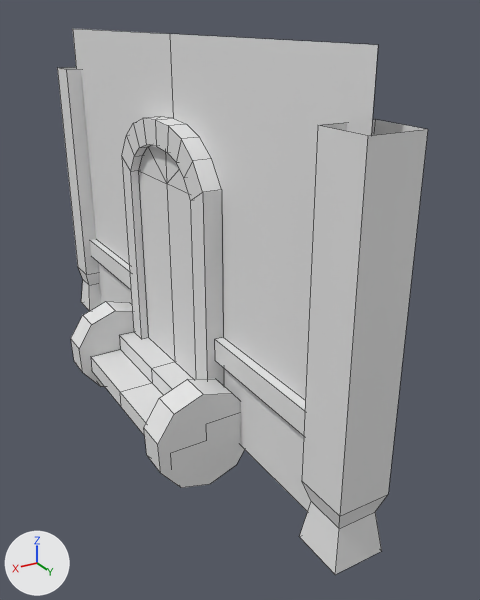
Renders of the FBX model GoldenRevenge/Assets/ArtistTesting/Models/FBX/Blocking/SM_Cabaña_1/SM_Cabaña_1_ParedPuerta.fbx from each side of a commit.
Both versions are drawn from a 50 mm camera at (3.02, 9.36, 4.18) aimed at (-0.38, 3.7, 1.35). The axes (+X, +Y, +Z) are drawn at lower left. The lights are the same throughout. Mesh edges are drawn as thin lines. Where no turn or scale is listed for an object, it has been applied to the vertices.

The older version as bpy lines, for what is in view:
```python
me_cube_007 = bpy.data.meshes.new('Cube.007')
me_cube_007.from_pydata(...)  # 16 vertices, 12 faces; spans x -0.25..0.25, y 5.75..6.25, z 0.0..3.5
me_cube_042 = bpy.data.meshes.new('Cube.042')
me_cube_042.from_pydata(...)  # 44 vertices, 30 faces; spans x 0.0..0.2, y 2.0..4.0, z 0.4..3.2
me_cylinder_003 = bpy.data.meshes.new('Cylinder.003')
me_cylinder_003.from_pydata(...)  # a 10-sided cylinder along y spanning x -0.13..0.93, y 1.66..2.0, z -0.35..0.75; a 10-sided cylinder along y spanning x -0.13..0.93, y 4.0..4.34, z -0.35..0.75
ob_marco = bpy.data.objects.new('marco', me_cube_042)
ob_marco.location = (0.0, 0.0, 0.0)
ob_sm_cabaña_1_pilar_0_75x0_75x4_001 = bpy.data.objects.new('SM_Cabaña_1_Pilar_0.75x0.75x4.001', me_cube_007)
ob_sm_cabaña_1_pilar_0_75x0_75x4_001.location = (0.0, 0.0, 0.0)
ob_troncos = bpy.data.objects.new('troncos', me_cylinder_003)
ob_troncos.location = (0.0, 0.0, 0.0)
# also in view: 'Wall_6x4' at (0.0, 3.0, 2.5); 'SM_Cabaña_1_Pilar_0.75x0.75x4' at (0.0, 0.0, 1.75); 'escalera' at (0.4, 3.0, 0.2); 'SM_Cabaña_1_Divisor.001' at (0.05, 3.0, 1.0); 'Zocalo_6x0.5' at (0.0, 3.0, 0.5)
```
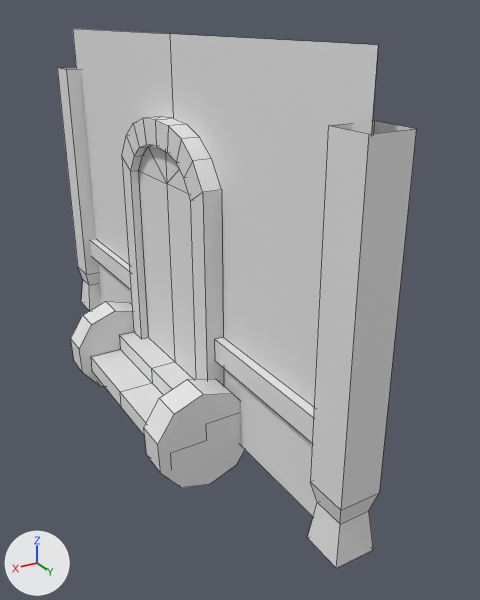
Boxes [x1, y1, x2, y2] around the edits, measured in the pictures (480 x 600 px):
'SM_Cabaña_1_Pilar_0.75x0.75x4.001', mesh rescaled, moved (15% narrower): before [299, 120, 428, 574]; after [307, 121, 416, 568]

The change in detail:
me_cube_007 has 16 vertices, 12 faces and spans x -0.25..0.25, y 5.75..6.25, z 0.0..3.5.
me_cube_007 is used by ob_sm_cabaña_1_pilar_0_75x0_75x4_001; location (0.0, 0.0, 0.0).
me_cube_007 part 1: the whole mesh is scaled about its middle by (0.8, 0.8, 1), then moved by (0.0, -6.0, 0.0).
Object 'SM_Cabaña_1_Pilar_0.75x0.75x4.001' (ob_sm_cabaña_1_pilar_0_75x0_75x4_001) moves from (0.0, 0.0, 0.0) to (0.0, 6.0, 0.0).
